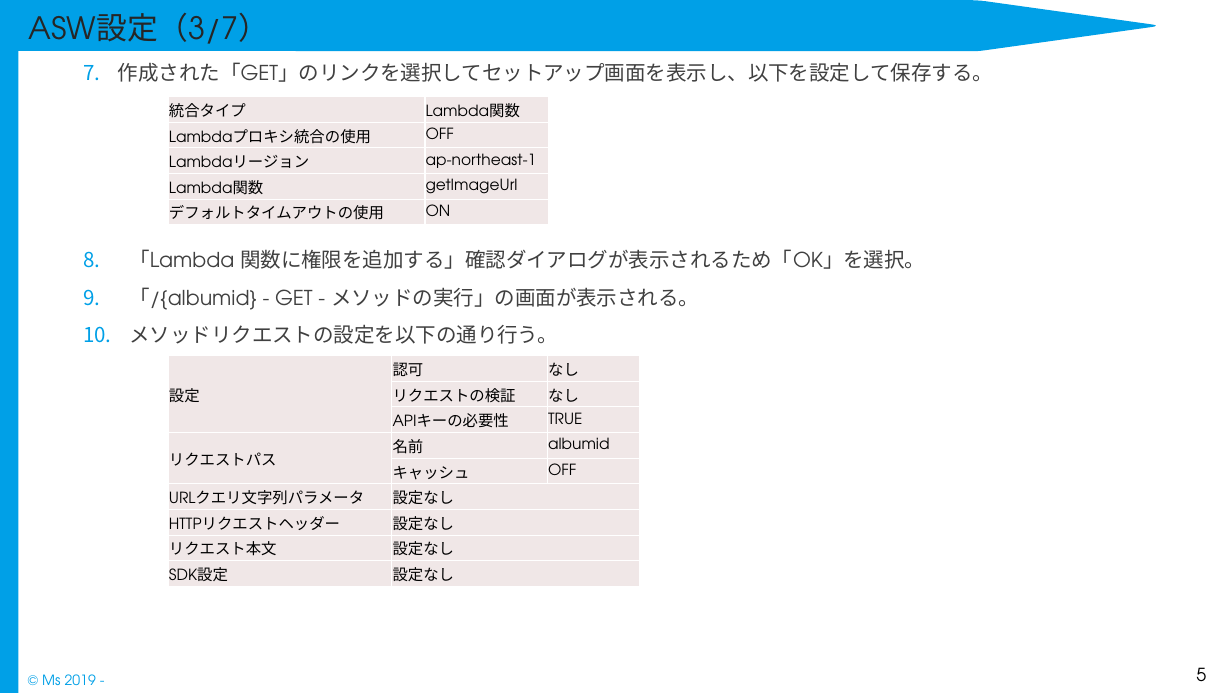
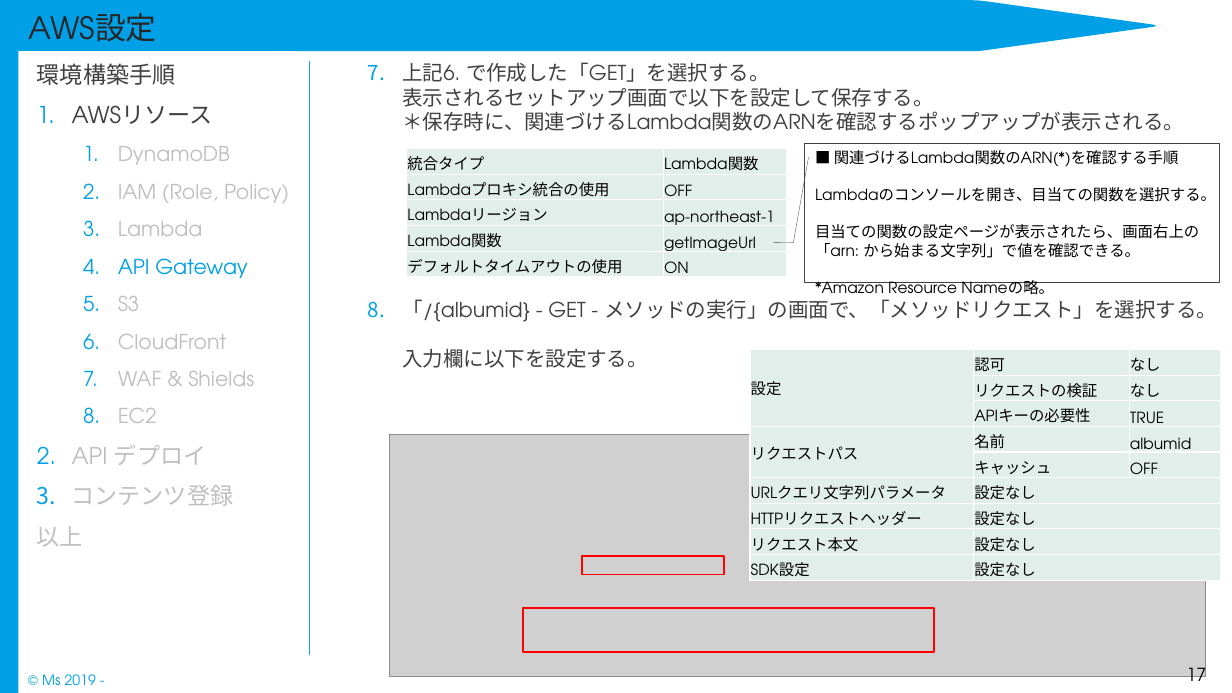
Before and after one commit to Rie-Ishimura/https-github.com-uetomae-msar_Documents_1, a slide deck: slide 17 of 04.環境構築/インフラ/msar_環境構築手順書.pptx (slide 5 before the commit). Drawn at 1232x693 pixels with LibreOffice and Linux fonts; fonts in the diff are those of the drawing; grey boxes stand for pictures. Boxes give left, top, right and bottom in pixels: in the first picture for what was removed or moved away, otherwise in the second. Text is boxed around its words. In the diff, an @@ line names an element or a change of style, - is before the commit and + after.

Commit message:
卒ARu コンテンツ管理画面(Web) 開発

```diff
--- a/04.環境構築/インフラ/msar_環境構築手順書.pptx
+++ b/04.環境構築/インフラ/msar_環境構築手順書.pptx
@@ title at (29, 13, 157, 54): text changed @@
-ASW設定（3/7）
+AWS設定
@@ text added at (37, 63, 289, 546), 16 pt, text #BFBFBF @@
+環境構築手順
+1. AWSリソース
+  1. DynamoDB
+  2. IAM (Role, Policy)
+  3. Lambda
+  4. API Gateway
+  5. S3
+  6. CloudFront
+  7. WAF & Shields
+  8. EC2
+2. API デプロイ
+3. コンテンツ登録
+以上
@@ line added from (310, 61) to (310, 654), #13A0E7 1.25 pt @@
@@ text at (402, 62, 1217, 368): text changed @@
-  7. 作成された「GET」のリンクを選択してセットアップ画面を表示し、以下を設定して保存する。
-  8. 「Lambda 関数に権限を追加する」確認ダイアログが表示されるため「OK」を選択。
-  9. 「/{albumid} - GET - メソッドの実行」の画面が表示される。
-  10. メソッドリクエストの設定を以下の通り行う。
+  7. 上記6. で作成した「GET」を選択する。
+     表示されるセットアップ画面で以下を設定して保存する。
+     ＊保存時に、関連づけるLambda関数のARNを確認するポップアップが表示される。
+  8. 「/{albumid} - GET - メソッドの実行」の画面で、「メソッドリクエスト」を選択する。
+     入力欄に以下を設定する。
@@ table at (407, 149, 787, 278) @@
@@ fill #F0E8E7 to #E1EEE9 in 10 cells @@
@@ table: place and size @@
-table at (168, 97, 548, 226)
+table at (407, 149, 787, 278)
@@ border callout added at (804, 143, 1219, 282), fill #FFFFFF, outline #404040 0.25 pt @@
@@ text added at (815, 150, 1216, 294), 12 pt, text #000000 @@
+■ 関連づけるLambda関数のARN(*)を確認する手順
+Lambdaのコンソールを開き、目当ての関数を選択する。
+目当ての関数の設定ページが表示されたら、画面右上の
+「arn: から始まる文字列」で値を確認できる。
+*Amazon Resource Nameの略。
@@ table at (750, 349, 1221, 580) @@
@@ fill #F0E8E7 to #E1EEE9 in 20 cells @@
@@ table: place and size @@
-table at (168, 356, 639, 587)
+table at (750, 349, 1221, 580)
@@ picture added at (389, 434, 1205, 677) @@
@@ rectangle added at (582, 555, 725, 574), outline #FF0000 1.5 pt @@
@@ rectangle added at (523, 608, 934, 652), outline #FF0000 1.5 pt @@
@@ page number at (1186, 663, 1206, 690): text changed @@
-5
+17
```
Also in this commit, not shown: 10 other slides changed, 30 slides added, 9 other files.
